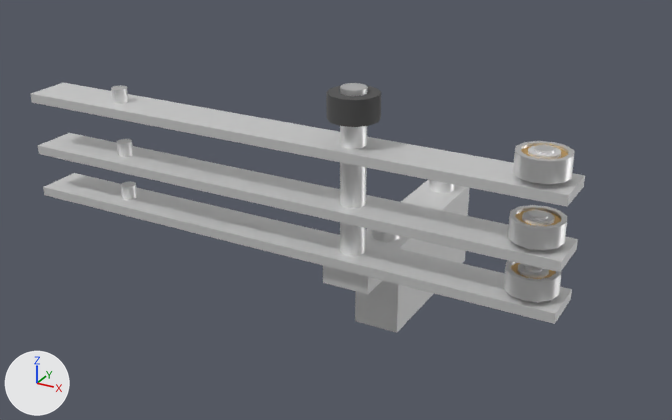
One commit to the glTF model Models/SliderReaders.glb: the scene before it, then after it.
Before and after are seen from a 50 mm lens placed at (0.0761, -0.1752, 0.1034), pointed at (-0.0139, -0.0115, 0.0216). Lighting does not change. The marker at lower left points along +X, +Y and +Z. The older version comes first. Vertices at exactly the same position are counted once.

The first picture shows 'SliderReader', 'SliderReader.001', 'SliderReader.002', 'SliderReaderBlock'.
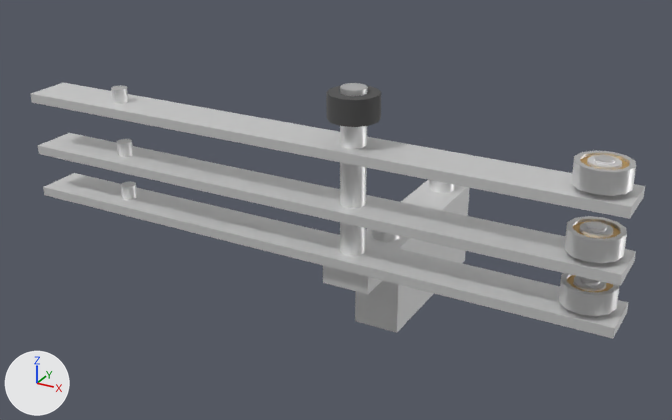
Commit message: Slider accuracy fixes

Patch to the scene script:
```diff
--- a/Models/SliderReaders.glb.py
+++ b/Models/SliderReaders.glb.py
@@ me_vert_025 @@
 # used by ob_sliderreader; parent = ob_sliderreaderblock; location = (0.0, -0.03, 0.044)
 # before: 2 (0.042, 0.005, 0.001) at pixel (585, 175), 3 (0.042, -0.005, 0.001) at pixel (568, 195), 8 (0.042, 0.005, -0.001) at pixel (583, 186), 9 (0.042, -0.005, -0.001) at pixel (567, 206)
-me_vert_025.from_pydata(...)  # 156 vertices, 266 faces; spans x -0.077..0.042, y -0.005..0.005, z -0.001..0.0065
+me_vert_025.from_pydata(...)  # 156 vertices, 266 faces; spans x -0.077..0.052, y -0.005..0.005, z -0.001..0.0065
+# me_vert_025 part 1: the loose piece of 96 vertices spanning x 0.031..0.041, y -0.005..0.005, z 0.002..0.0065 is moved by (0.01, 0.0, 0.0)
+# me_vert_025 part 2
+for i in [2, 3, 8, 9]: me_vert_025.vertices[i].co += Vector((0.01, 0.0, 0.0))
+# other edits to the shape of me_vert_025 do not show in these pictures
 me_vert_025.materials.append(mat_metalrough)
```

Pixel boxes (x1, y1, x2, y2) of what changed, in the pictures (672 x 420 px; the box of a moved part takes in the faces that stretch with it):
'SliderReader.001', reshaped (11% wider, 10% taller): before (38, 133, 578, 272); after (38, 133, 636, 286)
'SliderReader', reshaped (11% wider, 10% taller): before (31, 83, 585, 207); after (31, 83, 645, 219)
'SliderReader.002', reshaped (11% wider, 10% taller): before (43, 173, 572, 324); after (43, 173, 629, 339)
part 1 of me_vert_025, moved or reshaped: before (504, 141, 574, 302); after (559, 150, 636, 316)
part 2 of me_vert_025, moved or reshaped: before (340, 137, 585, 324); after (340, 137, 645, 339)
